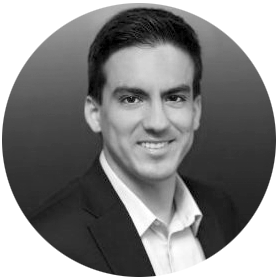
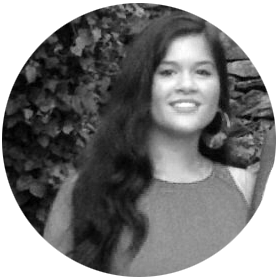
The second 278×278 image is a revision of the first. Changes to its layers:
added layer "Layer 8" above "Layer 7" over [left=2, top=3, right=276, bottom=277]
hid "Layer 4" over [left=2, top=3, right=276, bottom=277]
